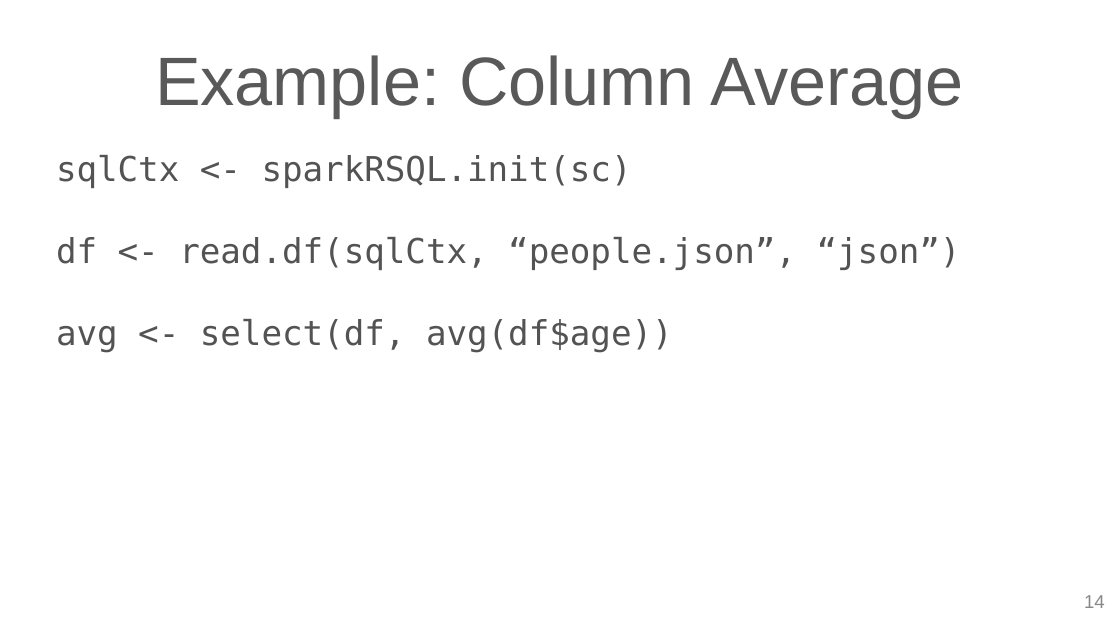
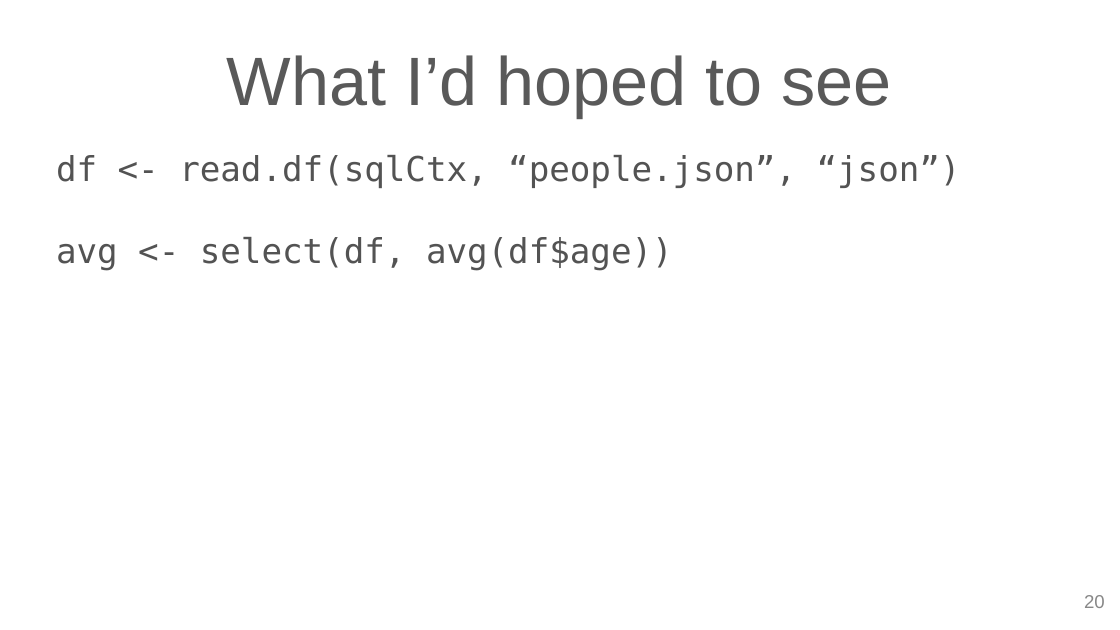
Before and after one commit to cafreeman/SparkR_DataFrame_Demo, a slide deck: slide 20 of SS_DataFrame_Slides.pptx (slide 14 before the commit). Drawn at 1120x630 pixels with LibreOffice and Linux fonts; fonts in the diff are those of the drawing; background and template pictures are left out. Boxes give left, top, right and bottom in pixels: in the first picture for what was removed or moved away, otherwise in the second. Text is boxed around its words. In the diff, an @@ line names an element or a change of style, - is before the commit and + after.

```diff
--- a/SS_DataFrame_Slides.pptx
+++ b/SS_DataFrame_Slides.pptx
@@ title at (227, 55, 892, 117): text changed @@
-  Example: Column Average
+  What I’d hoped to see
@@ text at (56, 155, 632, 188): paragraph removed @@
-sqlCtx <- sparkRSQL.init(sc)
@@ page number at (1084, 595, 1105, 608): text changed @@
-14
+20
```
Also in this commit, not shown: 16 other slides changed, 11 slides added, 1 other file.
